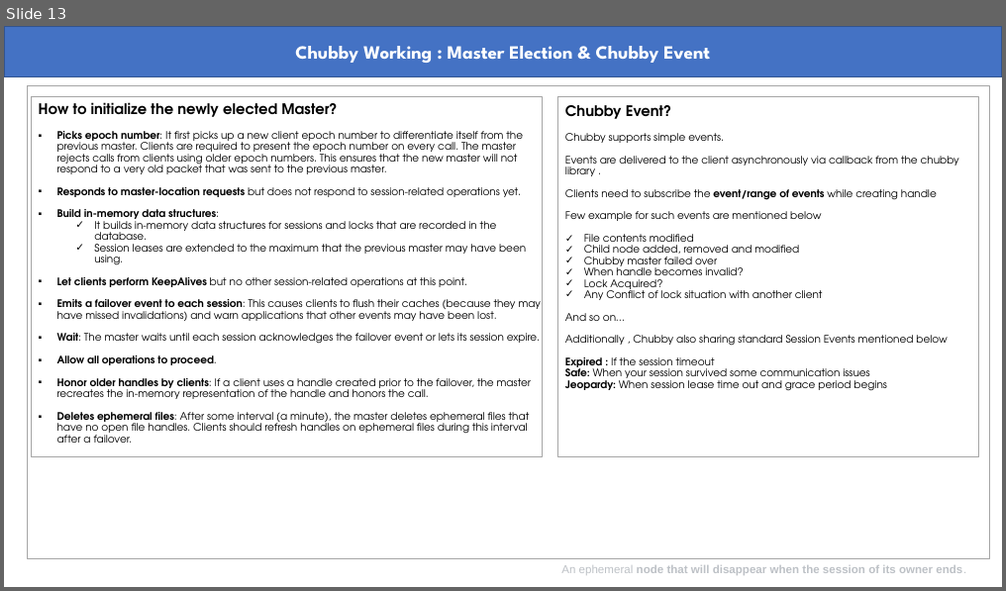
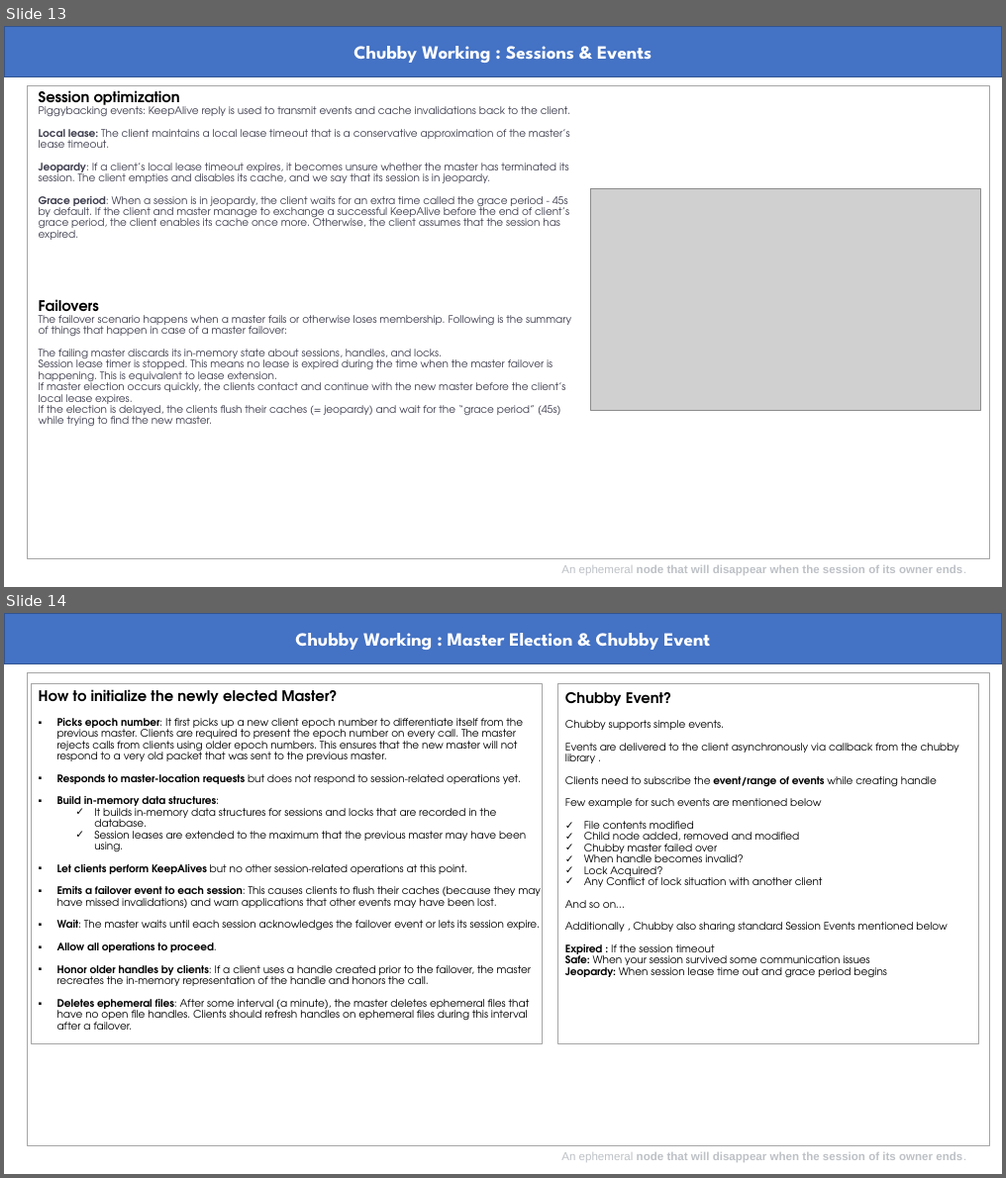
Before and after one commit to abmishra1234/Advanced-System-Design, a slide deck: Chubby.pptx. Shown one above the other, each under a label of ours: slide 13 before the commit, slides 13 and 14 after it. The pictures are 1006x591 and 1006x1178 pixels, drawn with LibreOffice and Linux fonts; fonts in the diff are those of the drawing; grey boxes stand for pictures. Boxes give left, top, right and bottom in pixels: in the first picture for what was removed or moved away, otherwise in the second. Text is boxed around its words. In the diff, an @@ line names an element or a change of style, - is before the commit and + after.

```diff
--- a/Chubby.pptx
+++ b/Chubby.pptx
@@ slide 13 added at bbox=[4, 26, 1002, 587], background #FFFFFF @@
@@ rectangle added at bbox=[4, 26, 1002, 76], fill #4472C4, outline #325491 1 pt, 18 pt, text #FFFFFF, bold @@
+Chubby Working : Sessions & Events
@@ rectangle added at bbox=[27, 85, 989, 559], outline #A5A5A5 0.75 pt @@
@@ text added at bbox=[39, 90, 571, 426], 10 pt, text #3D3D4E @@
+Session optimization
+Piggybacking events: KeepAlive reply is used to transmit events and cache invalidations back to the client.
+Local lease: The client maintains a local lease timeout that is a conservative approximation of the master’s lease timeout.
+Jeopardy: If a client’s local lease timeout expires, it becomes unsure whether the master has terminated its session. The client empties and disables its cache, and we say that its session is in jeopardy.
+Grace period: When a session is in jeopardy, the client waits for an extra time called the grace period - 45s by default. If the client and master manage to exchange a successful KeepAlive before the end of client’s grace period, the client enables its cache once more. Otherwise, the client assumes that the session has expired.
+Failovers
+The failover scenario happens when a master fails or otherwise loses membership. Following is the summary of things that happen in case of a master failover:
+The failing master discards its in-memory state about sessions, handles, and locks.
+Session lease timer is stopped. This means no lease is expired during the time when the master failover is happening. This is equivalent to lease extension.
+If master election occurs quickly, the clients contact and continue with the new master before the client’s local lease expires.
+If the election is delayed, the clients flush their caches (= jeopardy) and wait for the “grace period” (45s) while trying to find the new master.
@@ picture added at bbox=[590, 189, 981, 411] @@
@@ text added at bbox=[561, 566, 966, 575], 11 pt, text #BDC1C6, bold @@
+An ephemeral node that will disappear when the session of its owner ends.
@@ what was slide 13 is now slide 14 @@
```
Also in this commit, not shown: 3 slides changed, 2 other slides added, 1 other file.
